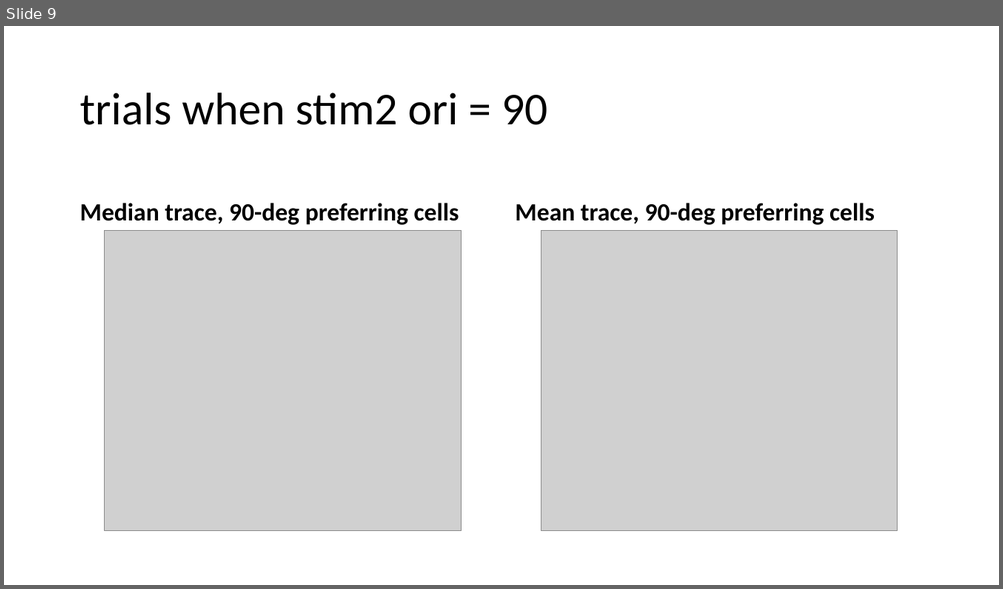
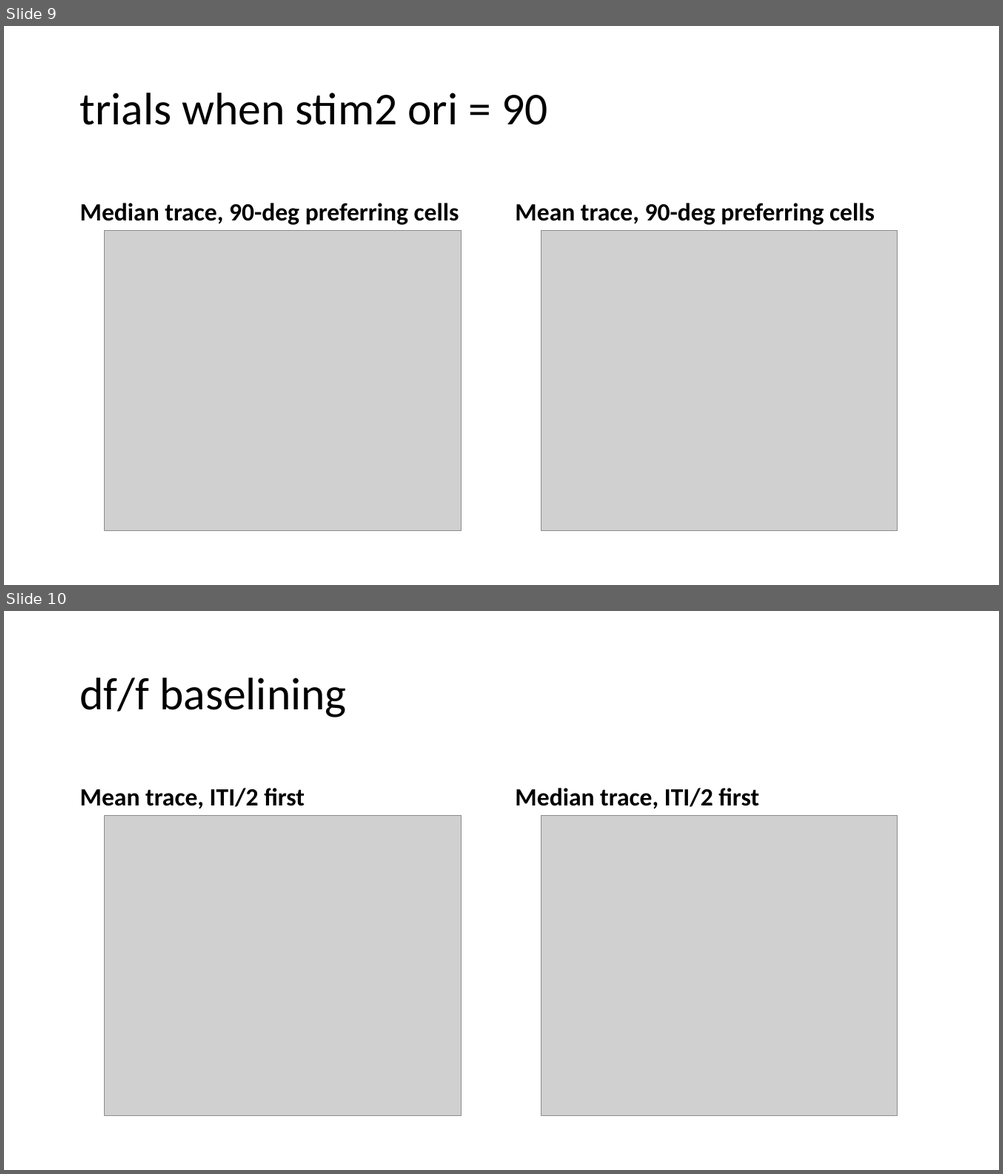
Before and after one commit to lanluo9/inter, a slide deck: results/tuning curve bias san check/TC.pptx. Shown one above the other, each under a label of ours: slide 9 before the commit, slides 9 and 10 after it. The pictures are 1003x589 and 1003x1174 pixels, drawn with LibreOffice and Linux fonts; fonts in the diff are those of the drawing; grey boxes stand for pictures. Boxes give left, top, right and bottom in pixels: in the first picture for what was removed or moved away, otherwise in the second. Text is boxed around its words. In the diff, an @@ line names an element or a change of style, - is before the commit and + after.

Commit message:
plot off-on-off for baselining, weird dip before stim onset for mean but not median trace

```diff
--- a/results/tuning curve bias san check/TC.pptx
+++ b/results/tuning curve bias san check/TC.pptx
@@ slide 10 added at [4, 611, 999, 1170], background #FFFFFF @@
@@ title added at [80, 678, 346, 718], 44 pt, text #000000 @@
+df/f baselining
@@ text added at [80, 788, 304, 809], 24 pt, text #000000, bold @@
+Mean trace, ITI/2 first
@@ text added at [515, 788, 759, 809], 24 pt, text #000000, bold @@
+Median trace, ITI/2 first
@@ picture added at [105, 815, 461, 1116] @@
@@ picture added at [540, 815, 897, 1116] @@
```
Also in this commit, not shown: 2 other files.
